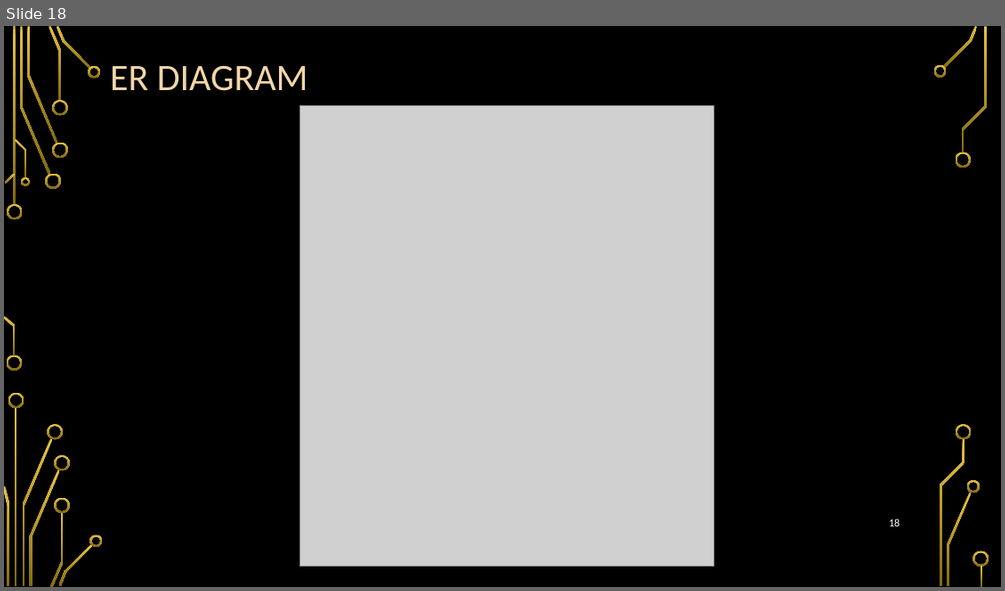
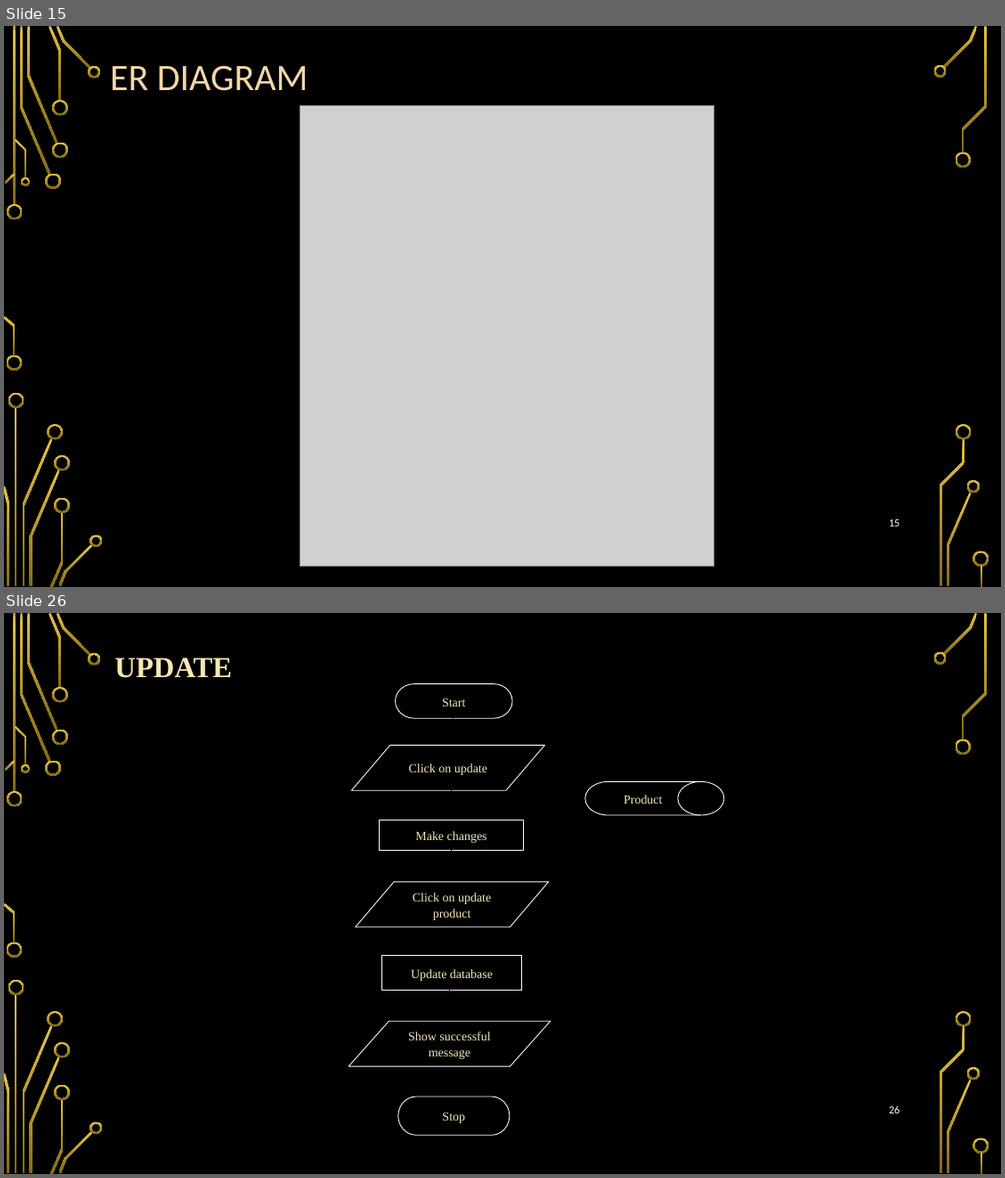
Before and after one commit to sarveshbhat/Clgproject-BCK, a slide deck: database ppt.pptx. Shown one above the other, each under a label of ours: slide 18 before the commit, slides 15 and 26 after it; the slides between them are not shown. The pictures are 1005x591 and 1005x1178 pixels, drawn with LibreOffice and Linux fonts; fonts in the diff are those of the drawing; grey boxes stand for pictures; background and template pictures are left out. Boxes give left, top, right and bottom in pixels: in the first picture for what was removed or moved away, otherwise in the second. Text is boxed around its words. In the diff, an @@ line names an element or a change of style, - is before the commit and + after.

```diff
--- a/database ppt.pptx
+++ b/database ppt.pptx
@@ slide 26 added at (4,613,1001,1174), background picture (left out); not listed: 36 template elements that a slide beside it also shows @@
@@ title added at (114,657,232,678), 28 pt, text #F5E7B4, bold @@
+UPDATE
@@ group added at (348,684,724,1135): 8 arrows, 3 flow chart input outputs, 2 pill shapes, 2 rectangles, 1 flow chart magnetic drum, 1 line @@
+Start
+Product
+Click on update
+Make changes
+Click on update product
+Update database
+Stop
+Show successful message
@@ page number added at (889,1105,899,1113), 10.5 pt, text #FFFFFF @@
+26
@@ what was slide 18 is now slide 15 @@
```
Also in this commit, not shown: 3 slides changed, 25 other slides added, 5 slides removed, 16 other files.
